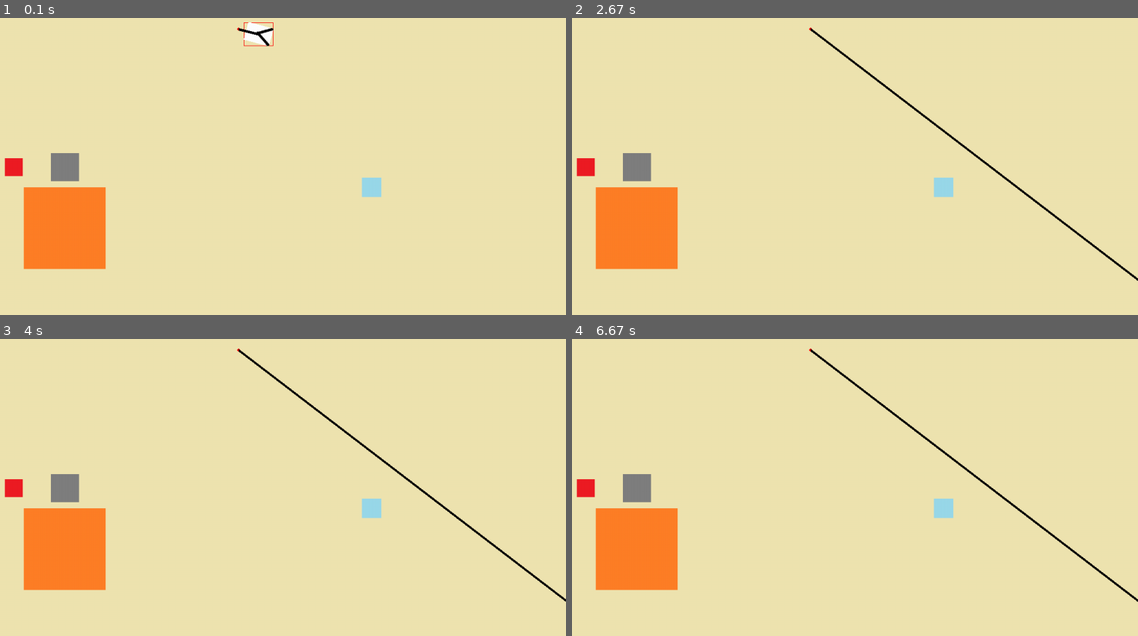
Above: before the commit, frames 1-4 (two rows, left to right).
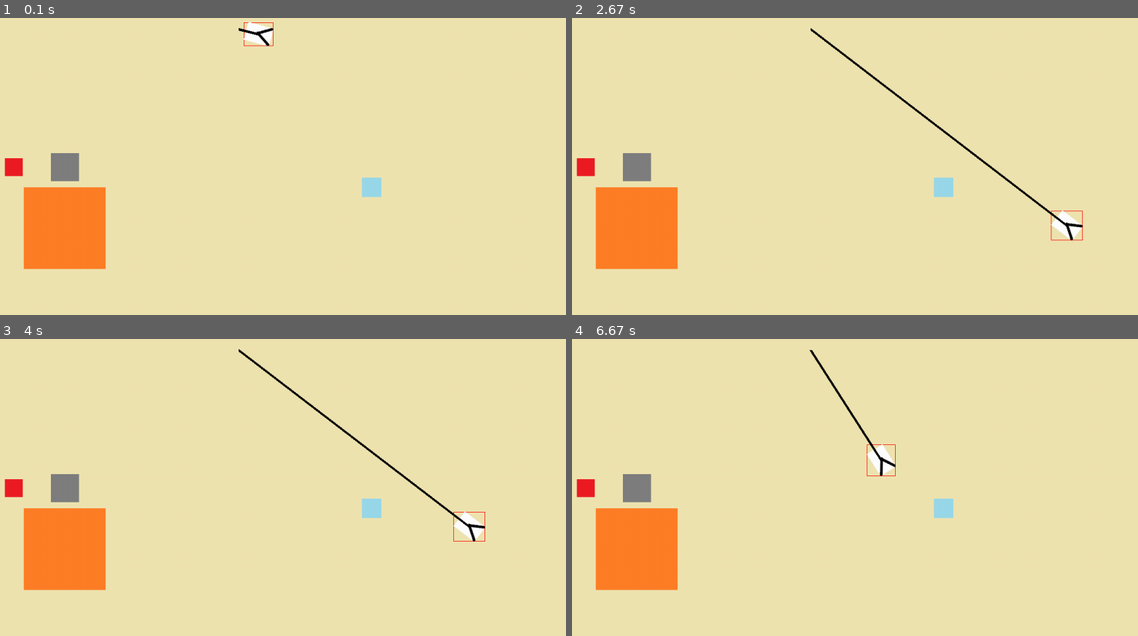
Above: after the commit, the same moments.

Repository: kjs2109/gold_mining_pygame
Game: pygame game, started from nadocoding_pygame.py
Same seed, same stepped clock (60 frames per second), same inputs: the game is played once before the commit and once after it.
Inputs (mouse positions are in pixels of both pictures, inside the frame that each line leads up to):
- Up to frame 1 (0.1 s): no input
- Up to frame 2 (2.67 s): click (809, 157) at 0.38 s
- Up to frame 3 (4 s): click (215, 416) at 3.22 s
- Up to frame 4 (6.67 s): click (838, 463) at 6.05 s

The runs differ from the first frame. In frame 1, less than 0.1% of the frame differs, in the area x 41-43%, y 3-5%; in frame 2, 0.6%; in frame 3, 0.5%; in frame 4, 1.2%, in the area x 41-100%, y 3-89%.

Commit message:
10_claw_return

Diff:
--- a/nadocoding_pygame.py
+++ b/nadocoding_pygame.py
@@ -13,7 +13,7 @@
         self.image = image # 계속 업데이트 되는 이미지, 집게는 계속 움직인다.
         self.rect = self.image.get_rect(center=position) # 이미지가 변함에 따라 rotate 함수에서 계속 업데이트 됨
         self.position = position
-        self.offset = pygame.math.Vector2(default_offset_x_claw)
+        self.offset = pygame.math.Vector2(default_offset_x_claw, 0)
 
         self.angle = 10 # 초기 각도,  현재각도로 계속 업데이드
         self.direction = LEFT
@@ -53,8 +53,11 @@
 
     def draw(self, screen):
         screen.blit(self.image, self.rect)
-        pygame.draw.circle(screen, RED, self.position, 3) # 중심점 표시
         pygame.draw.line(screen, BLACK, self.position, self.rect.center, 5) # ***
+
+    def set_init_state(self): # 마우스를 클릭한 순간 claw의 swining이 멈췄다.다시 swing 시켜주기 위해서는 self.direction을 다시 설정해주어야 한다.
+        self.offset.x = default_offset_x_claw
+        self.direction = LEFT
 
 # 보석 클래스
 class Gemstone(pygame.sprite.Sprite):
@@ -88,9 +91,9 @@
 # 게임 관련 변수
 to_x = 0 # x좌표 기준으로 집게 이미지를 이동시킬 값 저장 변수
 move_speed = 12 #발사할 때 이동 스피드, 상황에 따라서 스피드에 변화를 주어야 하기 때문에 변수에 지정
-
+return_speed = 20
 # 방향 변수
-default_offset_x_claw = (40, 0)
+default_offset_x_claw = 40
 LEFT = -1 # 왼쪽 방향
 RIGHT = 1 # 오른쪽 방향
 STOP = 0
@@ -135,9 +138,19 @@
             claw.set_direction(STOP)
             to_x = move_speed
 
+    if claw.rect.left < 0 or claw.rect.bottom > screen_height or claw.rect.right > screen_width:
+        to_x = -return_speed
+
+    if claw.offset.x < default_offset_x_claw:
+        to_x = 0
+        claw.set_init_state()
+
     screen.blit(background_image, (0, 0))
+
     gemstone_group.draw(screen) # 그룹내 모든 sprite를 screen에 그림
-    claw.update(to_x)
+
+    claw.update(to_x) # 루프 돌때마다 업데이트
+
     claw.draw(screen)
 
     pygame.display.update()
